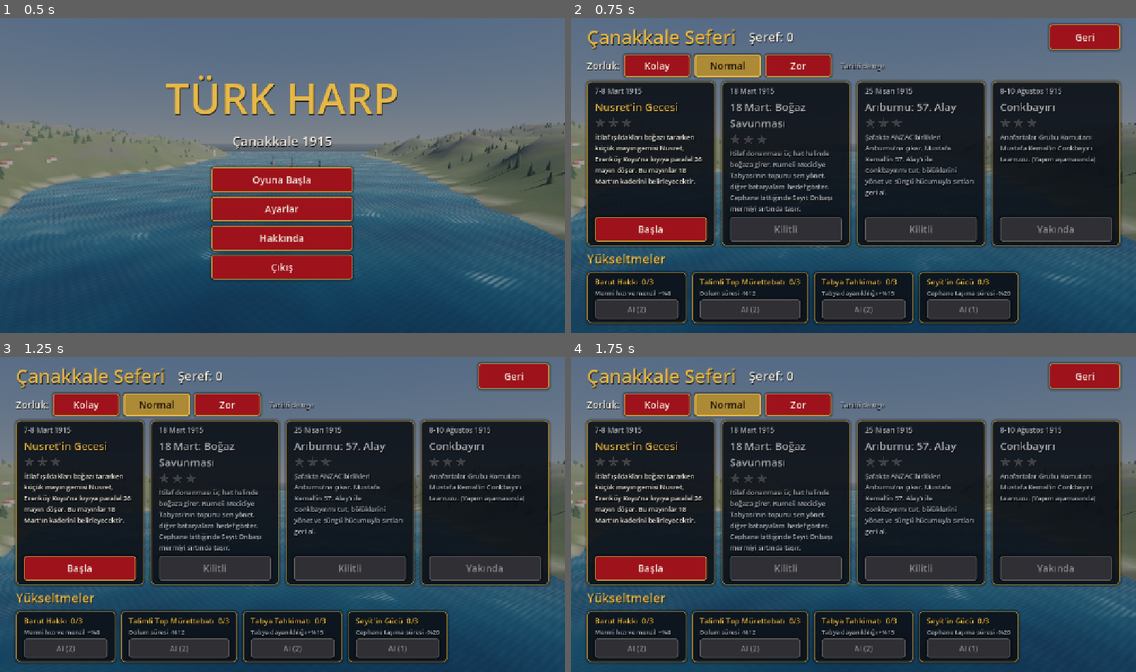
Above: before the commit, frames 1-4 (two rows, left to right).
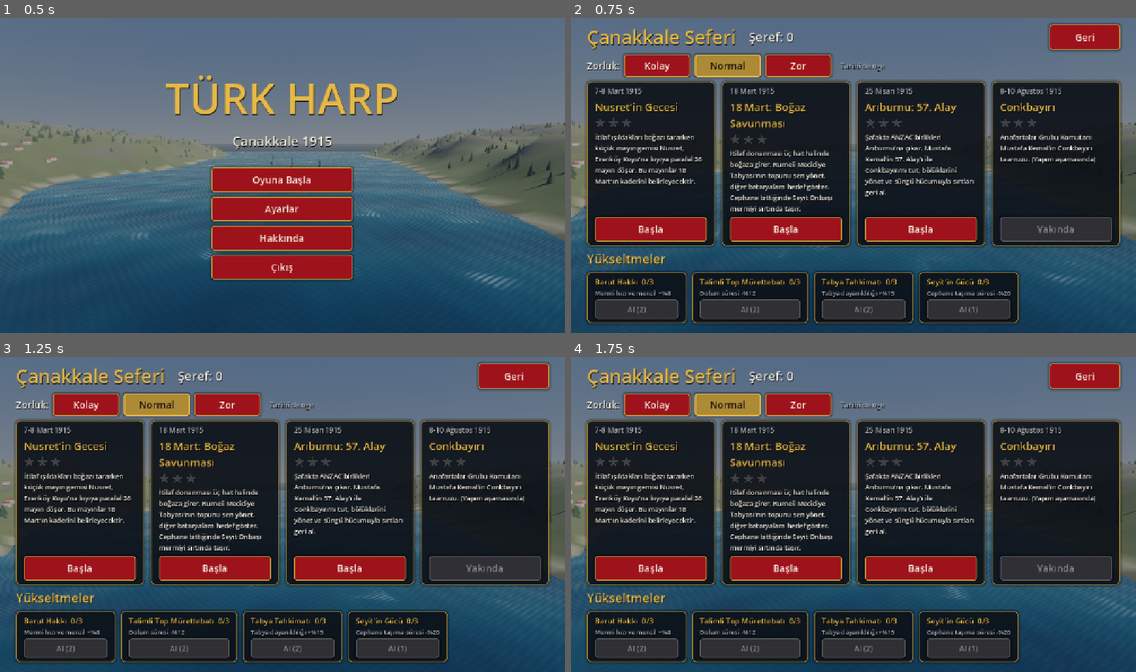
Above: after the commit, the same moments.

Repository: sertacgul/Turk-Harp
Game: Godot game, scene res://scenes/main_menu.tscn
The game is run twice, just before and just after one commit, with the same random seed, the same clock (stepped at 60 frames per second) and the same inputs.
Inputs:
- Up to frame 1 (0.5 s): no input
- Up to frame 2 (0.75 s): click "Oyuna Başla" at 0.5 s
- Up to frame 3 (1.25 s): no input
- Up to frame 4 (1.75 s): click "Normal" at 1.25 s

Frame 1 is identical in both runs. In frame 2, 5.1% of the frame differs, in the area x 28-93%, y 26-72%; in frame 3, 5.1%; in frame 4, 5.1%.

Commit message:
Arrow keys and layout-independent WASD; unlock all missions for testing
Co-Authored-By: Claude Opus 5.5 <noreply@anthropic.com>
Claude-Session: https://claude.ai/code/session_016UTW5sDBQTeP8ZEDVH7HZv

Diff:
--- a/scripts/core/game_state.gd
+++ b/scripts/core/game_state.gd
@@ -2,6 +2,8 @@
 ## Kampanya ilerlemesi, yükseltmeler ve ayarlar. user://save.json dosyasına kaydedilir.
 
 const SAVE_PATH := "user://save.json"
+## Test için bütün görevler açık. Yayın öncesi false yapılacak.
+const UNLOCK_ALL := true
 
 const MISSIONS := [
 	{
@@ -92,6 +94,8 @@
 
 
 func is_unlocked(id: String) -> bool:
+	if UNLOCK_ALL:
+		return true
 	var req: String = mission(id).get("requires", "")
 	return req == "" or stars.get(req, 0) > 0
 
--- a/scripts/missions/ariburnu.gd
+++ b/scripts/missions/ariburnu.gd
@@ -151,7 +151,7 @@
 	set_objective("Brifing")
 	show_briefing("Arıburnu: 57. Alay", "25 Nisan 1915 · Arıburnu, Conkbayırı",
 		"Şafakta İtilaf Devletleri'nin ANZAC birlikleri Arıburnu'na çıktı ve sırtlara tırmanıyor. 19. Tümen Komutanı Yarbay Mustafa Kemal, 57. Alay'ı Conkbayırı'na yetiştiriyor. Sen alayın bir subayısın: önce Conkbayırı'nı tut, sonra taarruz emriyle Cesaret Tepe ve Kırmızı Sırt'ı geri al.",
-		["Hareket: W/A/S/D ya da sol kol · Bakış: fare ya da ekranı sürükle · Koşu: Shift",
+		["Hareket: W/A/S/D, yön tuşları ya da sol kol · Bakış: fare ya da ekranı sürükle · Koşu: Shift",
 		"Ateş: sol tık ya da ATEŞ · Nişan: sağ tık ya da NİŞAN · Doldur: R · Süngü: F (yakın dövüş)",
 		"Bölük seç: 1-6 · Q: beni izle · E: nişan aldığın yerde mevzi tut · M ya da HARİTA: haritadan emir ver",
 		"Conkbayırı düşerse görev başarısız olur. Canın: %d." % lives,
@@ -785,18 +785,12 @@
 	var input := Vector2.ZERO
 	if _stick:
 		input = _stick.output
-	if Input.is_key_pressed(KEY_W):
-		input.y -= 1.0
-	if Input.is_key_pressed(KEY_S):
-		input.y += 1.0
-	if Input.is_key_pressed(KEY_A):
-		input.x -= 1.0
-	if Input.is_key_pressed(KEY_D):
-		input.x += 1.0
+	var keys := move_axis()
+	input += Vector2(keys.x, -keys.y)
 	input = input.limit_length(1.0)
 	var fwd := Vector3(-sin(yaw), 0, -cos(yaw))
 	var right := Vector3(cos(yaw), 0, -sin(yaw))
-	var spd := PLAYER_RUN if Input.is_key_pressed(KEY_SHIFT) and not aiming else PLAYER_SPEED
+	var spd := PLAYER_RUN if key(KEY_SHIFT) and not aiming else PLAYER_SPEED
 	if aiming:
 		spd *= 0.5
 	var move := (fwd * -input.y + right * input.x) * spd * delta
@@ -1078,6 +1072,7 @@
 	for s in anzacs:
 		if s.alive():
 			alive_a += 1
+	print("player_pos=", player.pos().round())
 	print("t=%d phase=%d ottoman=%d anzac=%d kills=%d lives=%d hp=%d %s finished=%s" % [elapsed, phase, alive_o, alive_a, kills, lives, player.hp, " ".join(own), finished])
 
 
--- a/scripts/missions/mission_base.gd
+++ b/scripts/missions/mission_base.gd
@@ -247,6 +247,26 @@
 	mission_process(delta)
 
 
+## Tuş basılı mı? Hem tuşun üzerindeki harfe hem de klavyedeki yerine bakar;
+## böylece W/A/S/D Türkçe F klavyede de aynı yerden çalışır.
+func key(code: Key) -> bool:
+	return Input.is_key_pressed(code) or Input.is_physical_key_pressed(code)
+
+
+## İleri/geri ve sol/sağ: W/A/S/D ya da yön tuşları. x: sağ +, y: ileri +.
+func move_axis() -> Vector2:
+	var v := Vector2.ZERO
+	if key(KEY_W) or key(KEY_UP):
+		v.y += 1.0
+	if key(KEY_S) or key(KEY_DOWN):
+		v.y -= 1.0
+	if key(KEY_D) or key(KEY_RIGHT):
+		v.x += 1.0
+	if key(KEY_A) or key(KEY_LEFT):
+		v.x -= 1.0
+	return v
+
+
 ## Alt sınıflar bunu uygular.
 func mission_process(_delta: float) -> void:
 	pass
--- a/scripts/missions/nusret_night.gd
+++ b/scripts/missions/nusret_night.gd
@@ -254,14 +254,13 @@
 		var a := _autopilot()
 		r = -a.x
 		t = -a.y
-	if Input.is_key_pressed(KEY_W) or Input.is_key_pressed(KEY_UP):
+	var keys := move_axis()
+	if keys.y > 0.0:
 		t = 1.0
-	if Input.is_key_pressed(KEY_S) or Input.is_key_pressed(KEY_DOWN):
+	elif keys.y < 0.0:
 		t = -0.4
-	if Input.is_key_pressed(KEY_A) or Input.is_key_pressed(KEY_LEFT):
-		r = 1.0
-	if Input.is_key_pressed(KEY_D) or Input.is_key_pressed(KEY_RIGHT):
-		r = -1.0
+	if keys.x != 0.0:
+		r = -keys.x
 	throttle = move_toward(throttle, clampf(t, -0.4, 1.0), delta * 0.8)
 	speed = move_toward(speed, throttle * MAX_SPEED, delta * 3.0)
 	heading += r * TURN_RATE * delta * clampf(absf(speed) / 6.0, 0.15, 1.0) * signf(speed if absf(speed) > 0.1 else 1.0)
--- a/scripts/missions/strait_defense.gd
+++ b/scripts/missions/strait_defense.gd
@@ -517,14 +517,9 @@
 
 
 func _update_player(delta: float) -> void:
-	if Input.is_key_pressed(KEY_A) or Input.is_key_pressed(KEY_LEFT):
-		aim_yaw += delta * 0.5 * (0.35 if zoomed else 1.0)
-	if Input.is_key_pressed(KEY_D) or Input.is_key_pressed(KEY_RIGHT):
-		aim_yaw -= delta * 0.5 * (0.35 if zoomed else 1.0)
-	if Input.is_key_pressed(KEY_W) or Input.is_key_pressed(KEY_UP):
-		aim_pitch = minf(aim_pitch + delta * 0.25, deg_to_rad(32.0))
-	if Input.is_key_pressed(KEY_S) or Input.is_key_pressed(KEY_DOWN):
-		aim_pitch = maxf(aim_pitch - delta * 0.25, 0.0)
+	var keys := move_axis()
+	aim_yaw -= keys.x * delta * 0.5 * (0.35 if zoomed else 1.0)
+	aim_pitch = clampf(aim_pitch + keys.y * delta * 0.25, 0.0, deg_to_rad(32.0))
 	player.yaw.rotation.y = aim_yaw
 	player.pitch.rotation.x = aim_pitch
 	cam.rotation.x = deg_to_rad(-6.0) + (aim_pitch * 0.6 if zoomed else aim_pitch * 0.15)
--- a/tools/shot.gd
+++ b/tools/shot.gd
@@ -1,7 +1,7 @@
 extends Node
 ## Geliştirme aracı: bir sahneyi yükler, zamanlanmış komutları çalıştırır ve ekran görüntüsü alır.
 ## Kullanım: godot --path . res://tools/shot.tscn -- scene=res://... cmds=1:start_mission,5:shot,8:quit out=/tmp/x
-## Komutlar: shot (PNG kaydet), quit, ya da sahne kökünde çağrılacak bir metot adı.
+## Komutlar: shot (PNG kaydet), quit, press_<TUŞ>/release_<TUŞ>, ya da sahne kökünde çağrılacak bir metot adı.
 ## "speed=4" ile oyun hızlandırılabilir.
 
 var _target: Node
@@ -38,6 +38,14 @@
 				print("SHOT ", path)
 			"quit":
 				get_tree().quit()
+			_ when cmd.begins_with("press_") or cmd.begins_with("release_"):
+				# ör. press_UP, release_W: klavye olayı gönderir
+				var ev := InputEventKey.new()
+				var name := cmd.split("_", true, 1)[1]
+				ev.keycode = OS.find_keycode_from_string(name)
+				ev.physical_keycode = ev.keycode
+				ev.pressed = cmd.begins_with("press_")
+				Input.parse_input_event(ev)
 			_:
 				if _target.has_method(cmd):
 					_target.call(cmd)
